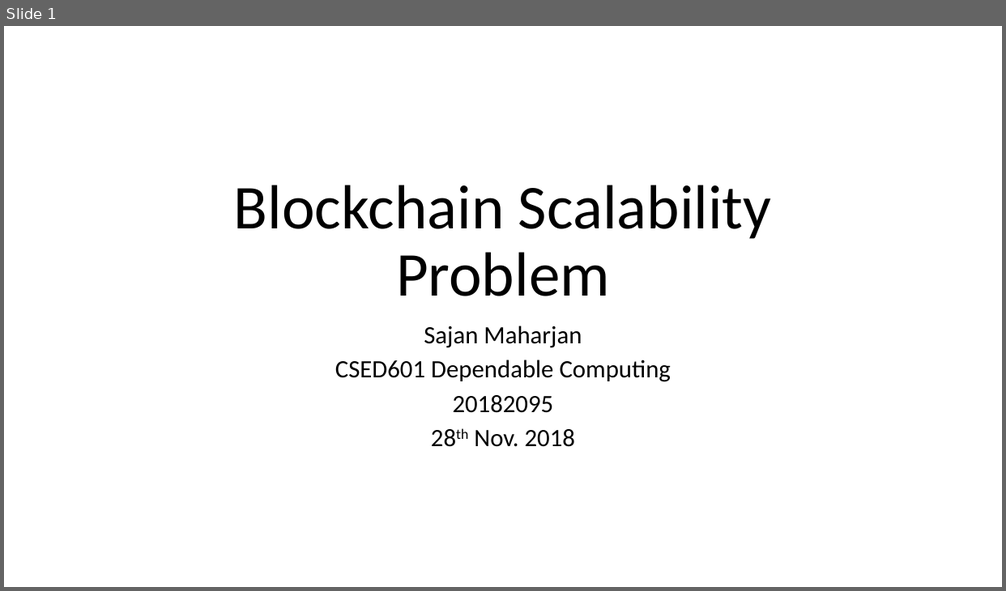
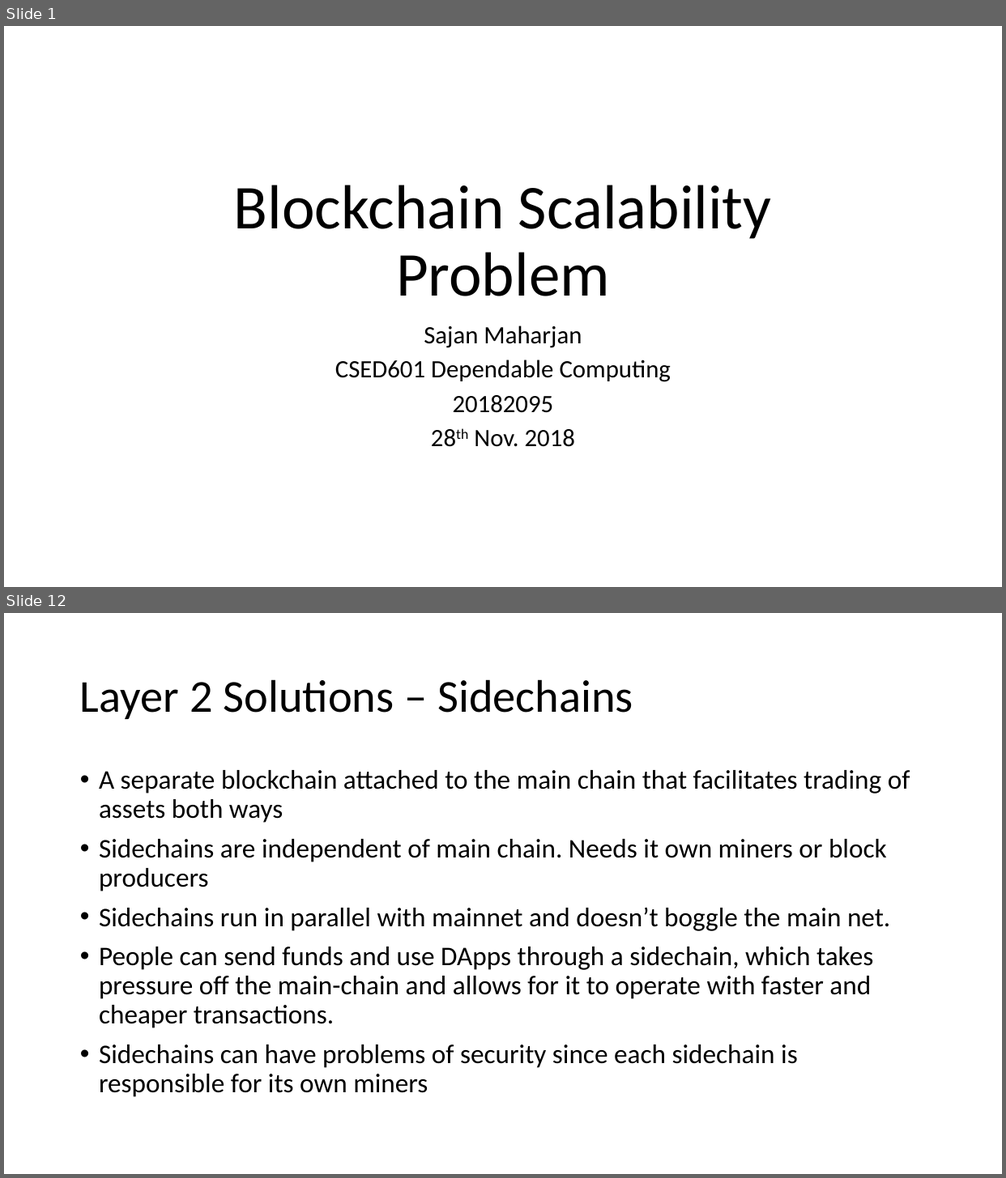
Before and after one commit to Tsajan/2018FallSemPOSTECH, a slide deck: CSED601 Dependable Computing/BlockchainScalabilityProblem.pptx. Shown one above the other, each under a label of ours: slide 1 before the commit, slides 1 and 12 after it; the slides between them are not shown. The pictures are 1006x591 and 1006x1178 pixels, drawn with LibreOffice and Linux fonts; fonts in the diff are those of the drawing. Boxes give left, top, right and bottom in pixels: in the first picture for what was removed or moved away, otherwise in the second. Text is boxed around its words. In the diff, an @@ line names an element or a change of style, - is before the commit and + after.

```diff
--- a/CSED601 Dependable Computing/BlockchainScalabilityProblem.pptx
+++ b/CSED601 Dependable Computing/BlockchainScalabilityProblem.pptx
@@ slide 12 added at box(4, 613, 1002, 1174), background #FFFFFF @@
@@ title added at box(80, 679, 633, 719), 44 pt, text #000000 @@
+Layer 2 Solutions – Sidechains
@@ text added at box(99, 770, 910, 1097), 25.9 pt, text #000000 @@
+• A separate blockchain attached to the main chain that facilitates trading of assets both ways
+• Sidechains are independent of main chain. Needs it own miners or block producers
+• Sidechains run in parallel with mainnet and doesn’t boggle the main net.
+• People can send funds and use DApps through a sidechain, which takes pressure off the main-chain and allows for it to operate with faster and cheaper transactions.
+• Sidechains can have problems of security since each sidechain is responsible for its own miners
```
Also in this commit, not shown: 3 slides changed, 12 other slides added, 20 other files.
